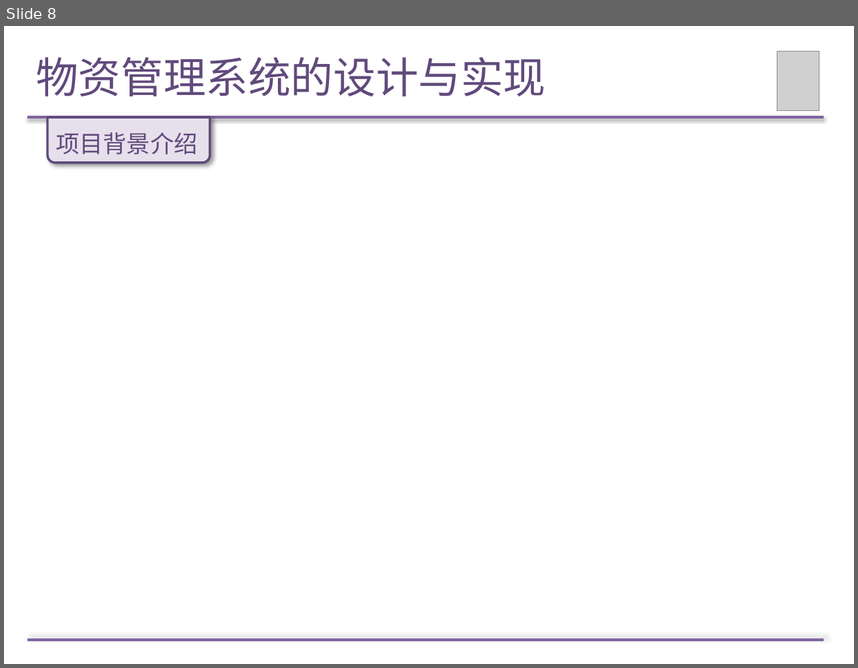
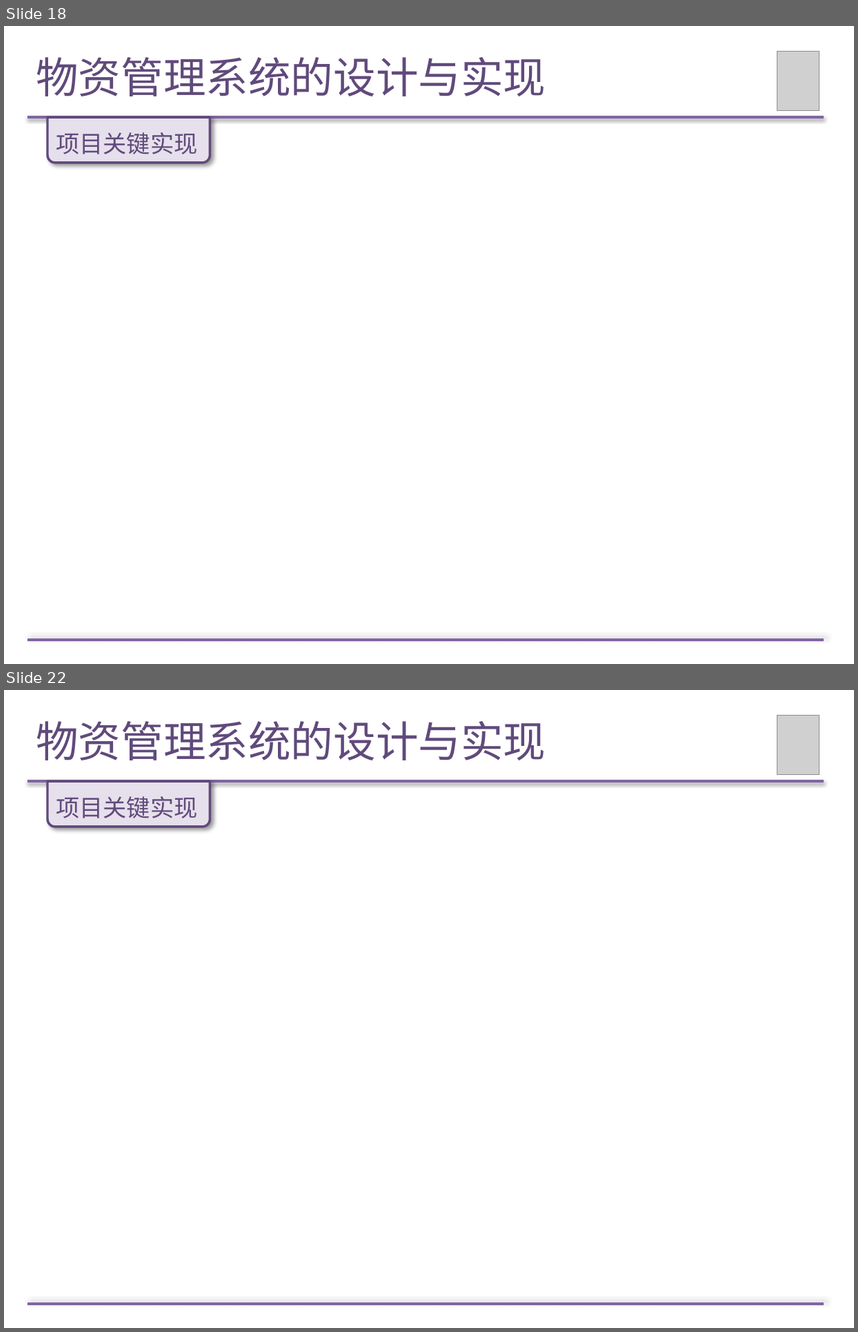
Before and after one commit to Wendy-Wu/LM-paper, a slide deck: 论文答辩PPT.pptx. Shown one above the other, each under a label of ours: slide 8 before the commit, slides 18 and 22 after it; the slides between them are not shown. The pictures are 858x668 and 858x1332 pixels, drawn with LibreOffice and Linux fonts; fonts in the diff are those of the drawing; grey boxes stand for pictures. Boxes give left, top, right and bottom in pixels: in the first picture for what was removed or moved away, otherwise in the second. Text is boxed around its words. In the diff, an @@ line names an element or a change of style, - is before the commit and + after.

```diff
--- a/论文答辩PPT.pptx
+++ b/论文答辩PPT.pptx
@@ slide 22 added at box(4, 690, 854, 1328), background #FFFFFF @@
@@ title added at box(36, 721, 546, 760), 36 pt, text #604A7B @@
+物资管理系统的设计与实现
@@ picture added at box(777, 716, 819, 775) @@
@@ line added from (27, 781) to (824, 781), #8064A2 2 pt @@
@@ round same rect added at box(47, 781, 210, 826), fill #E6E0EC, outline #604A7B 2 pt @@
@@ text added at box(56, 796, 198, 818), 20 pt, text #604A7B @@
+项目关键实现
@@ line added from (27, 1303) to (824, 1303), #8064A2 2 pt @@
@@ what was slide 8 is now slide 18 @@
@@ slide 18 changed as well @@
@@ text at box(56, 132, 198, 154): text changed @@
-项目背景介绍
+项目关键实现
```
Also in this commit, not shown: 15 other slides added.
